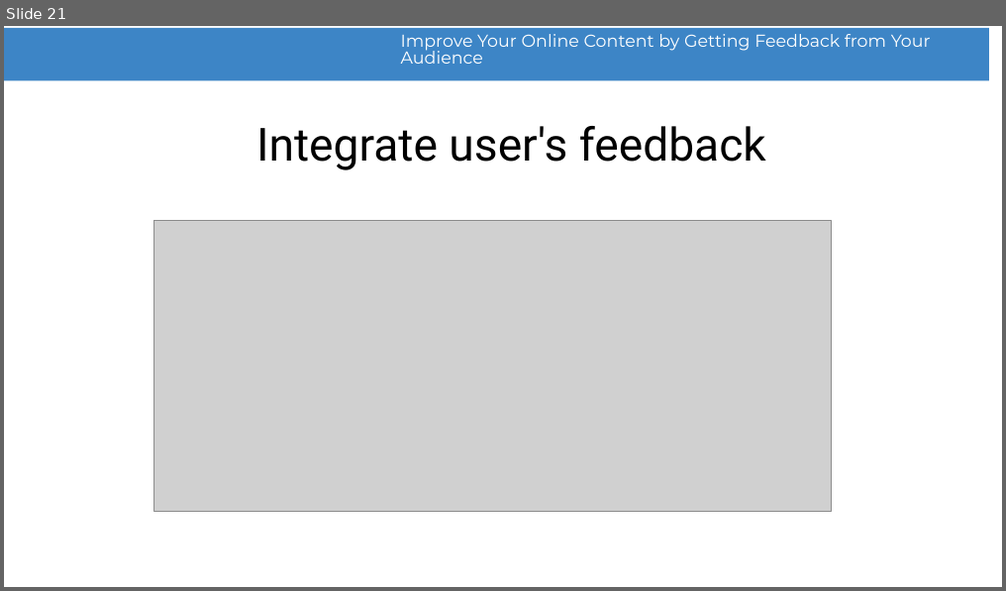
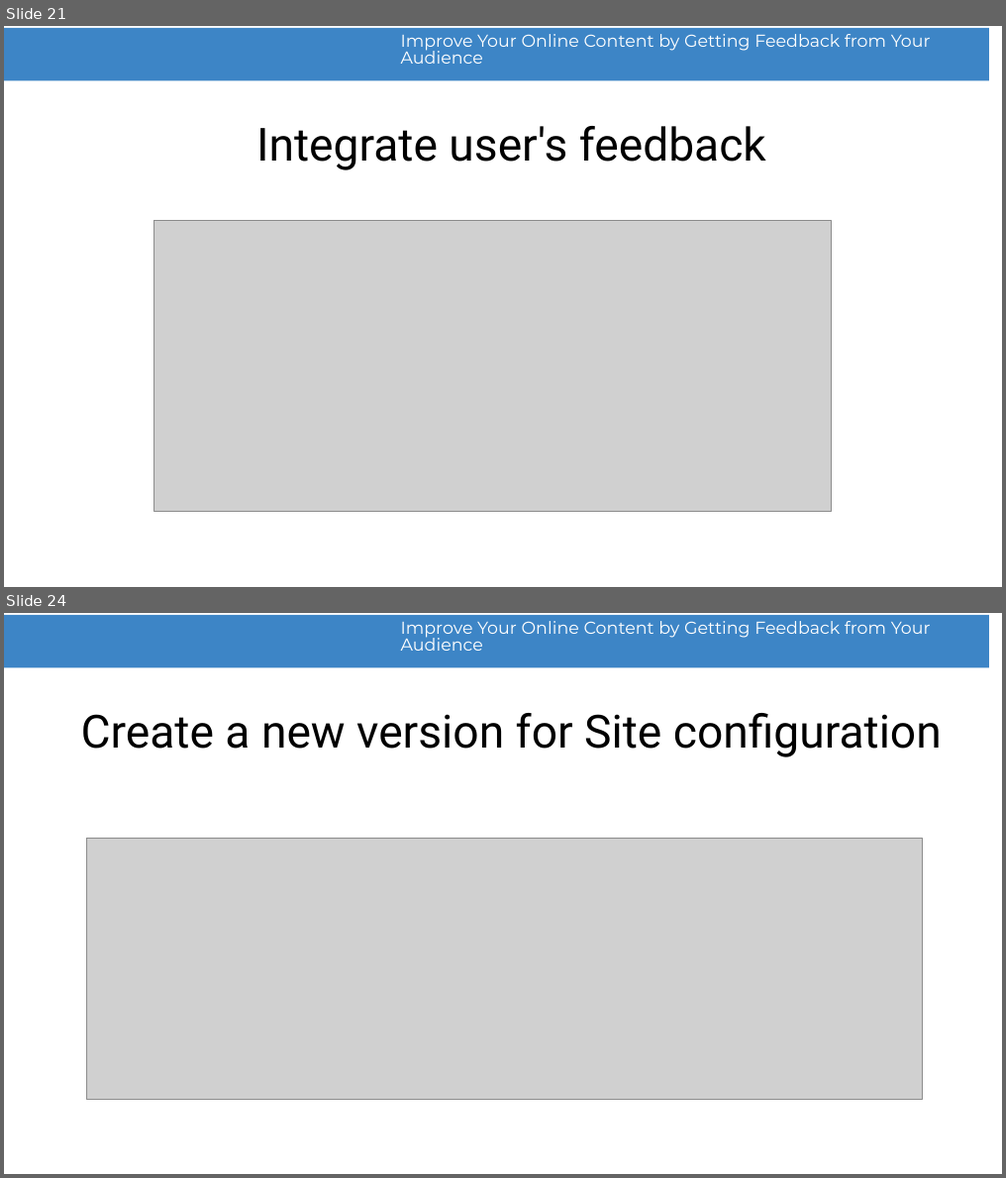
Before and after one commit to radu-pisoi/feedback-presentation, a slide deck: presentation/feedback-demo.odp. Shown one above the other, each under a label of ours: slide 21 before the commit, slides 21 and 24 after it; the slides between them are not shown. The pictures are 1006x591 and 1006x1178 pixels, drawn with LibreOffice and Linux fonts; fonts in the diff are those of the drawing; grey boxes stand for pictures; background and template pictures are left out. Boxes give left, top, right and bottom in pixels: in the first picture for what was removed or moved away, otherwise in the second. Text is boxed around its words. In the diff, an @@ line names an element or a change of style, - is before the commit and + after.

```diff
--- a/presentation/feedback-demo.odp
+++ b/presentation/feedback-demo.odp
@@ slide 24 added at box(4, 613, 1002, 1174), background #FFFFFF; not listed: 2 template elements that a slide beside it also shows @@
@@ title added at box(81, 713, 942, 758), 44 pt, text #000000 @@
+Create a new version for Site configuration
@@ picture added at box(86, 839, 923, 1100) @@
```
Also in this commit, not shown: 1 slide changed, 3 other slides added, 4 slides removed.
